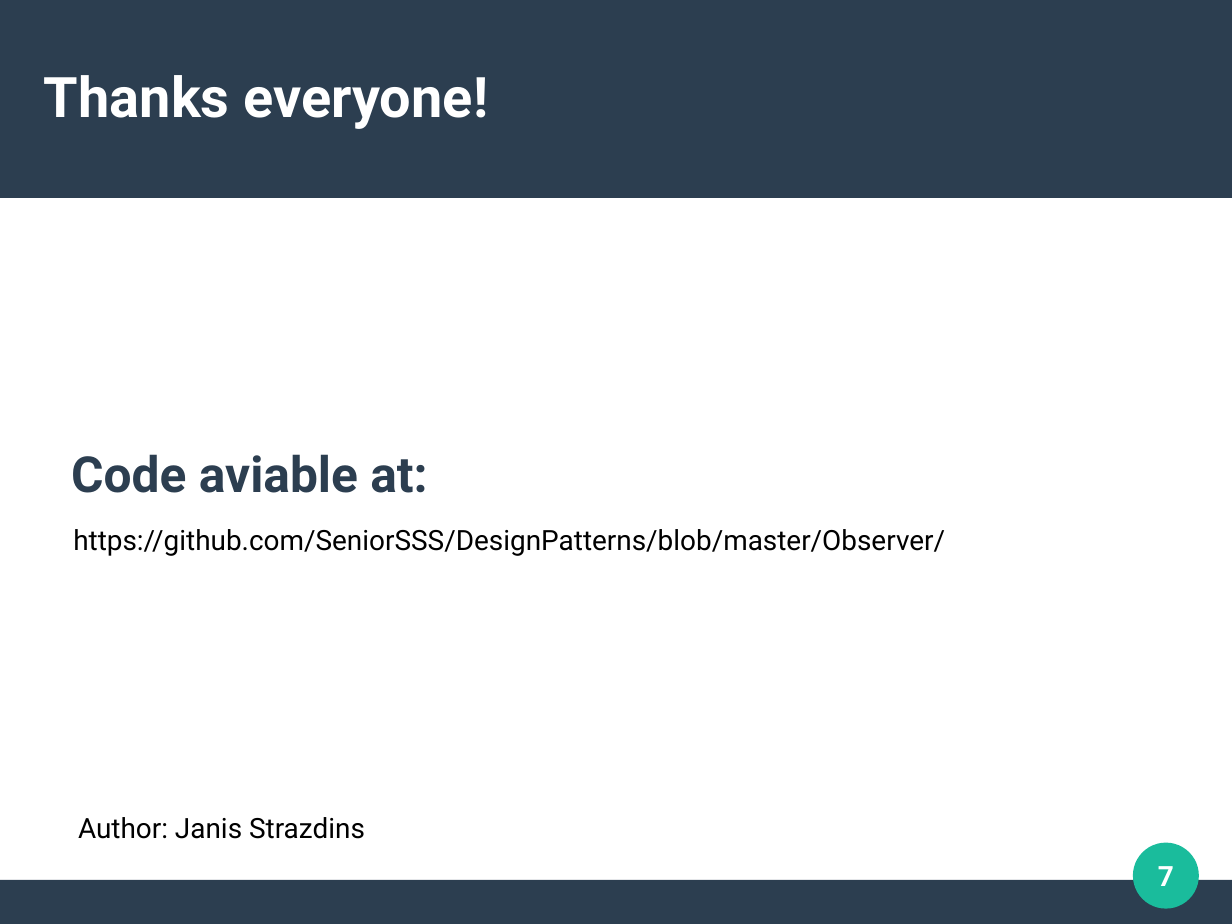
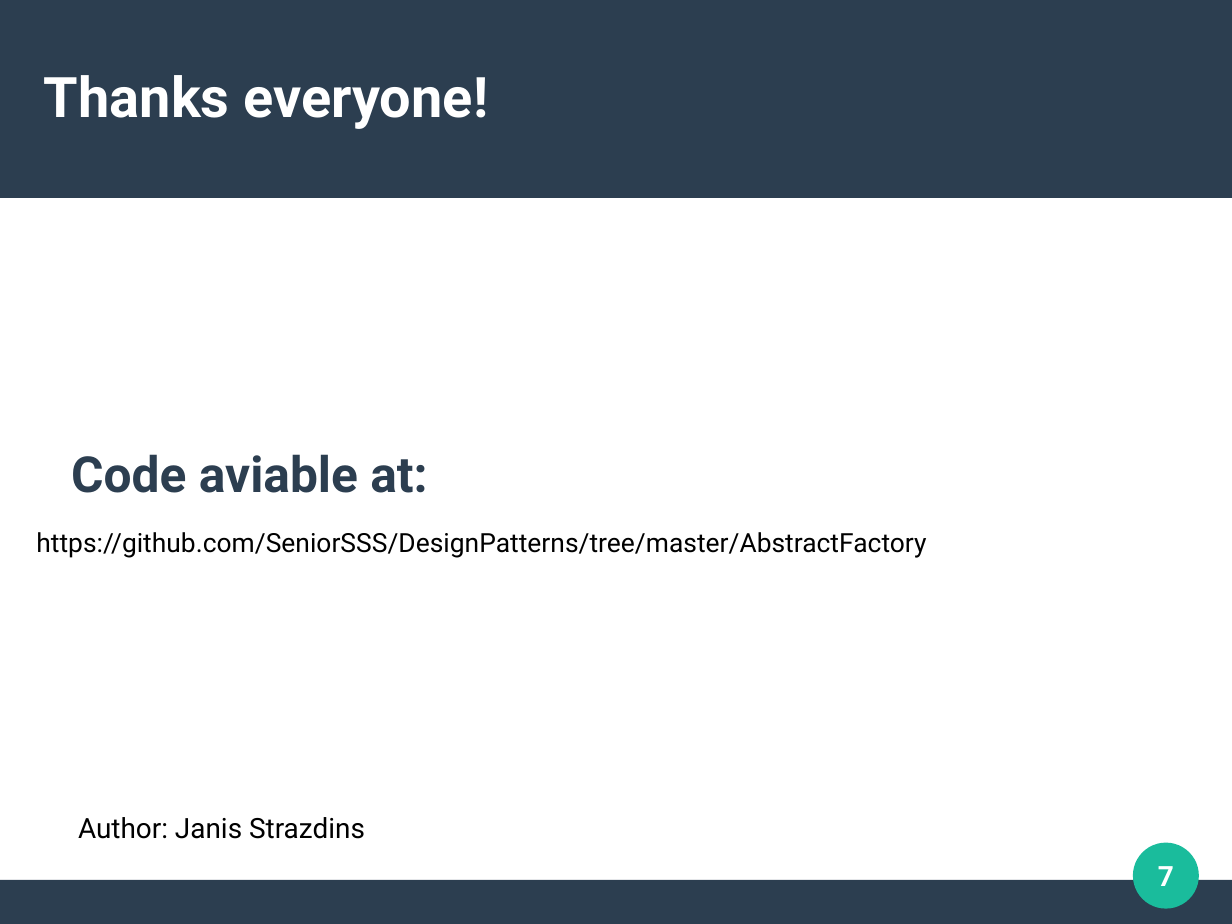
Before and after one commit to SeniorSSS/DesignPatterns, a slide deck: slide 7 of AbstractFactory/AbstractFactory.odp. Drawn at 1232x924 pixels with LibreOffice and Linux fonts; fonts in the diff are those of the drawing. Boxes give left, top, right and bottom in pixels: in the first picture for what was removed or moved away, otherwise in the second. Text is boxed around its words. In the diff, an @@ line names an element or a change of style, - is before the commit and + after.

```diff
--- a/AbstractFactory/AbstractFactory.odp
+++ b/AbstractFactory/AbstractFactory.odp
@@ text at (x1=36, y1=532, x2=926, y2=558): text changed; size 18 to 17 pt @@
-https://github.com/SeniorSSS/DesignPatterns/blob/master/Observer/
+https://github.com/SeniorSSS/DesignPatterns/tree/master/AbstractFactory
```
Also in this commit, not shown: 5 other files.
